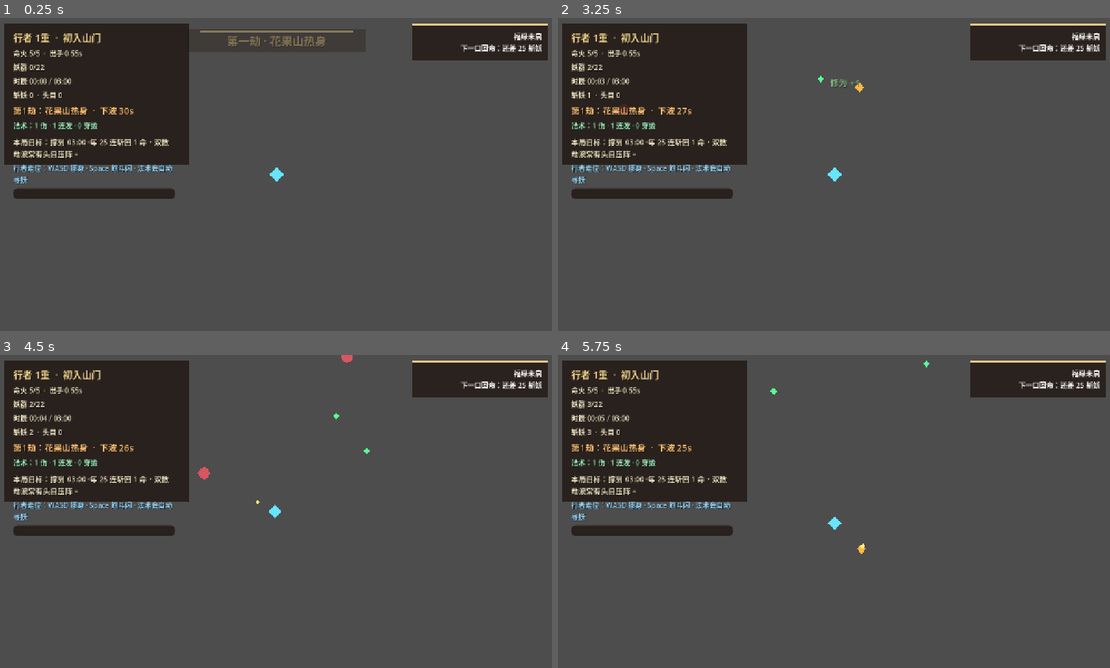
Above: before the commit, frames 1-4 (two rows, left to right).
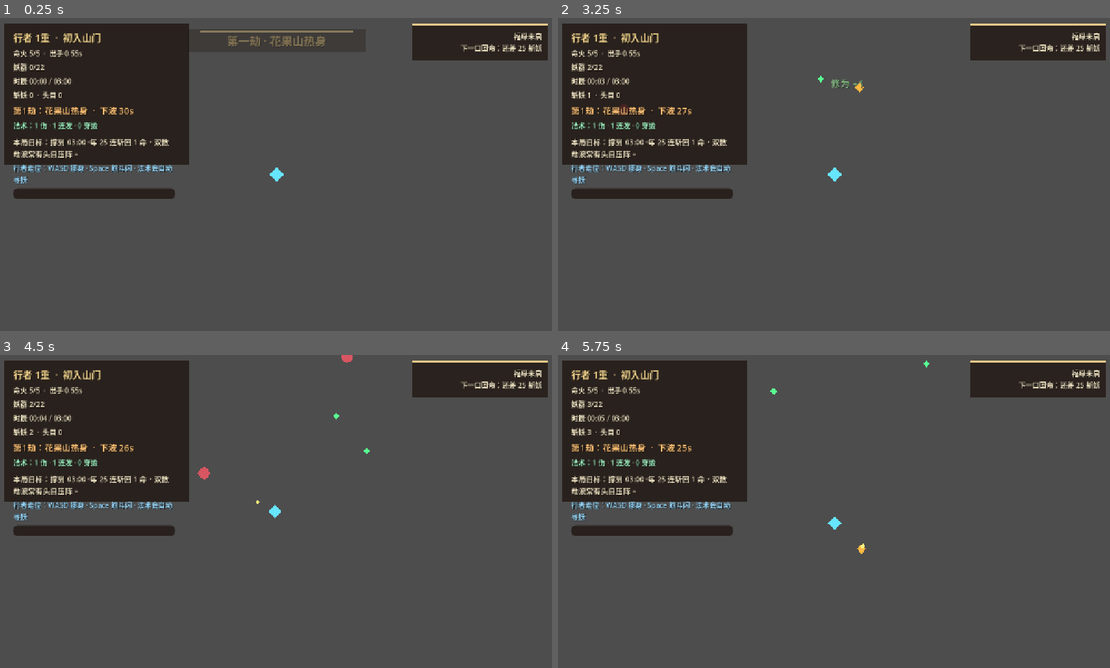
Above: after the commit, the same moments.

Repository: clhwbd/survivor-demo
Game: Godot game, scene res://scenes/main.tscn
Same seed, same stepped clock (60 frames per second), same inputs: the game is played once before the commit and once after it.
Inputs (mouse positions are in pixels of both pictures, inside the frame that each line leads up to):
- Up to frame 1 (0.25 s): no input
- Up to frame 2 (3.25 s): tap Enter at 0.5 s; move the mouse to (955, 158) at 0.52 s; hold D (move_right) 0.53-1.25 s; tap Space (dash_run) at 0.6 s; click (955, 158) at 0.67 s; drag from (723, 190) to (806, 237) at 1.27 s; tap R (restart_run) at 2 s; move the mouse to (889, 105) at 2.02 s; hold D (move_right) 2.03-2.75 s; tap Keypad Enter at 2.1 s; drag from (806, 237) to (668, 127) at 2.77 s
- Up to frame 3 (4.5 s): move the mouse to (441, 558) at 3.52 s; hold A (move_left) 3.53-4.25 s; tap Enter at 3.6 s; drag from (110, 464) to (193, 433) at 4.27 s
- Up to frame 4 (5.75 s): move the mouse to (861, 511) at 5.02 s; hold S (move_down) from 5.03 s (still down); tap Space (dash_run) at 5.1 s; click (861, 511) at 5.17 s

The runs differ from the first frame. In frame 1, 0.3% of the frame differs, in the area x 83-99%, y 4-11%; in frame 2, 0.3%, in the area x 49-99%, y 4-23%; in frame 3, 0.3%; in frame 4, 0.3%.

Commit message:
feat: polish hud guidance and combat feedback

Diff:
--- a/game/scripts/damage_popup.gd
+++ b/game/scripts/damage_popup.gd
@@ -10,8 +10,10 @@
 
 func _ready() -> void:
     z_index = 50
+    scale = Vector2(0.82, 0.82)
     var tween := create_tween()
     tween.set_parallel(true)
     tween.tween_property(self, "position:y", position.y - rise_distance, life_time)
     tween.tween_property(self, "modulate:a", 0.0, life_time)
+    tween.tween_property(self, "scale", Vector2(1.08, 1.08), life_time * 0.55).set_trans(Tween.TRANS_BACK).set_ease(Tween.EASE_OUT)
     tween.finished.connect(queue_free)
--- a/game/scripts/main.gd
+++ b/game/scripts/main.gd
@@ -544,7 +544,12 @@
 		tip = "妖潮已起：重装妖先拉开，再回头清小怪，别贪一口气吃满伤害。"
 	hud_tip.text = tip
 	if mobile_hint != null:
-		mobile_hint.text = "左下摇杆走位\n右下筋斗闪穿怪\nR / 按钮可再开一局"
+		var mobile_text := "左下摇杆走位\n右下筋斗闪穿怪\nR / 按钮可再开一局"
+		if player.health <= 2:
+			mobile_text = "命火告急先走位\n筋斗闪穿包围\n吃修为球补节奏"
+		elif wave_index >= 5:
+			mobile_text = "终局别贪站撸\n留筋斗闪过重装\n清边路再回头收尾"
+		mobile_hint.text = mobile_text
 
 func _get_spawn_position() -> Vector2:
 	var player_position := player.global_position
@@ -665,6 +670,7 @@
 		hud_weapon: HUD_MINT,
 		hud_objective: HUD_PAPER,
 		hud_tip: HUD_SKY,
+		status_label: HUD_PAPER,
 		banner_label: HUD_GOLD,
 		focus_title: HUD_GOLD,
 		focus_detail: HUD_PAPER,
@@ -683,6 +689,7 @@
 	hud_wave.add_theme_font_size_override("font_size", 20)
 	hud_objective.add_theme_font_size_override("font_size", 17)
 	hud_tip.add_theme_font_size_override("font_size", 16)
+	status_label.add_theme_font_size_override("font_size", 16)
 	banner_label.add_theme_font_size_override("font_size", 26)
 	focus_title.add_theme_font_size_override("font_size", 24)
 	focus_detail.add_theme_font_size_override("font_size", 17)
Not shown, changed: docs/ui-style-guide.md
Not shown, changed: docs/worklog.md
